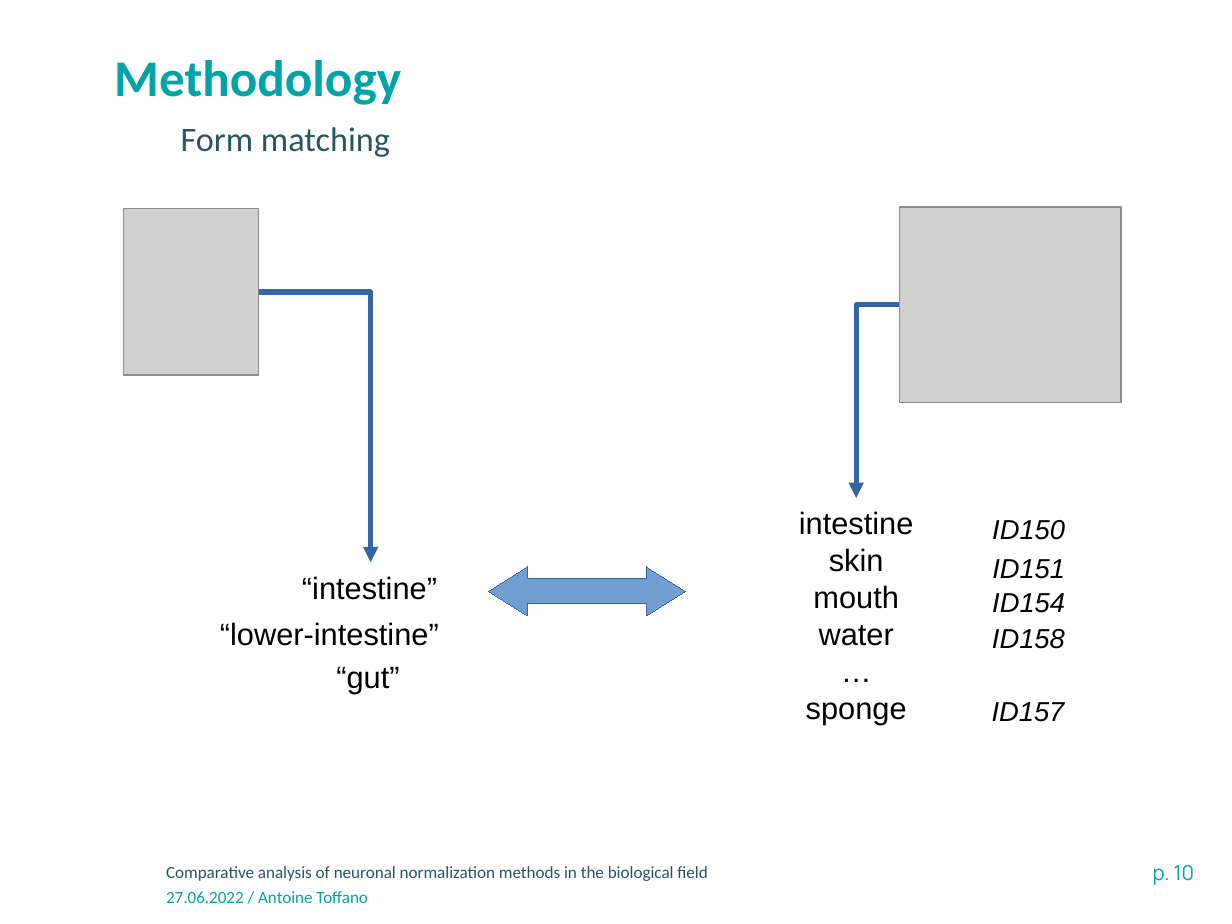
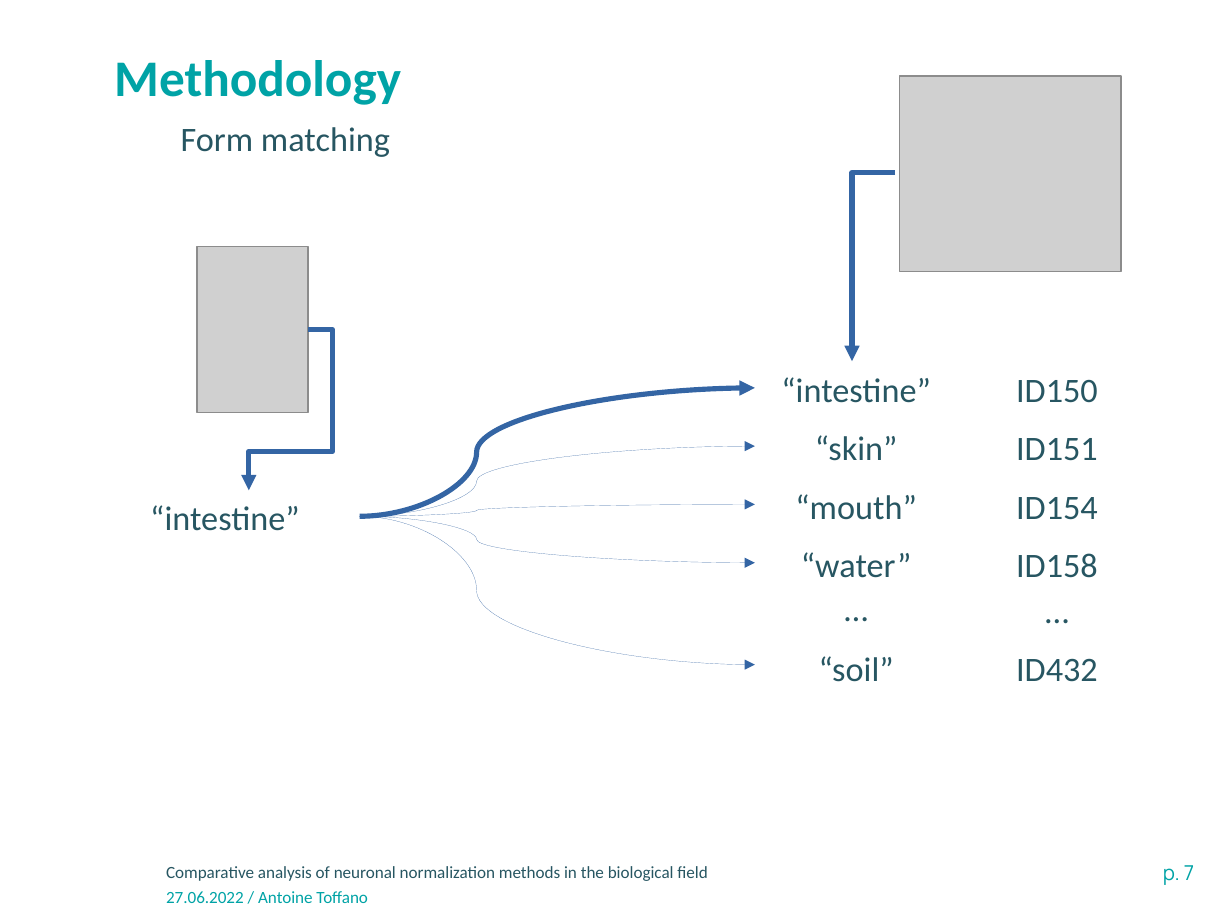
Before and after one commit to atoffano/entity-norm, a slide deck: slide 7 of Presentation-INRAE-format classique.odp (slide 10 before the commit). Drawn at 1232x924 pixels with LibreOffice and Linux fonts; fonts in the diff are those of the drawing; grey boxes stand for pictures; background and template pictures are left out. Boxes give left, top, right and bottom in pixels: in the first picture for what was removed or moved away, otherwise in the second. Text is boxed around its words. In the diff, an @@ line names an element or a change of style, - is before the commit and + after.

```diff
--- a/Presentation-INRAE-format classique.odp
+++ b/Presentation-INRAE-format classique.odp
@@ picture: place and size @@
-picture at bbox=[899, 207, 1121, 402]
+picture at bbox=[899, 76, 1121, 271]
@@ elbow arrow moved from (899, 304) - (856, 498) to (896, 172) - (853, 361) @@
@@ picture: place and size @@
-picture at bbox=[123, 208, 259, 375]
+picture at bbox=[197, 246, 308, 413]
@@ elbow arrow moved from (259, 292) - (371, 562) to (308, 330) - (249, 490) @@
@@ curved arrow added from (360, 516) to (755, 388), #3465A4 3 pt @@
@@ text "“intestine”": place and size @@
-text "“intestine”" at bbox=[799, 511, 914, 725]
+text "“intestine”" at bbox=[781, 377, 931, 682]
@@ text "“intestine”" at bbox=[781, 377, 931, 682]: size 18 to 20 pt, font Arial to Calibri, text colour #000000 to #275662 in "…"; more space between paragraphs @@
@@ text at bbox=[781, 377, 931, 578]: text changed; size 18 to 20 pt; font Arial to Calibri; text colour #000000 to #275662 @@
-intestine
-skin
-mouth
-water
+“intestine”
+“skin”
+“mouth”
+“water”
@@ text added at bbox=[1016, 380, 1098, 682], 20 pt, text #275662 @@
+ID150
+ID151
+ID154
+ID158
+...
+ID432
@@ curved arrow added from (360, 516) to (755, 446), #3465A4 0 pt @@
@@ text "“intestine”": place and size @@
-text "“intestine”" at bbox=[302, 576, 437, 600]
+text "“intestine”" at bbox=[150, 505, 300, 531]
@@ text "“intestine”" at bbox=[150, 505, 300, 531]: size 18 to 20 pt, font Arial to Calibri, text colour #000000 to #275662 @@
@@ curved arrow added from (360, 516) to (755, 504), #3465A4 0 pt @@
@@ curved arrow added from (360, 516) to (755, 563), #3465A4 0 pt @@
@@ curved arrow added from (360, 516) to (755, 664), #3465A4 0 pt @@
@@ text removed at bbox=[992, 520, 1065, 540] @@
-ID150
@@ freeform shape removed at bbox=[488, 567, 685, 616] @@
@@ text removed at bbox=[992, 559, 1065, 579] @@
-ID151
@@ text removed at bbox=[992, 593, 1065, 613] @@
-ID154
@@ text removed at bbox=[220, 622, 439, 646] @@
-“lower-intestine”
@@ text removed at bbox=[992, 629, 1065, 649] @@
-ID158
@@ text at bbox=[819, 656, 894, 682]: text changed; size 18 to 20 pt; font Arial to Calibri; text colour #000000 to #275662 @@
-sponge
+“soil”
@@ text removed at bbox=[336, 666, 399, 694] @@
-“gut”
@@ text removed at bbox=[992, 702, 1065, 722] @@
-ID157
@@ page number at bbox=[1163, 865, 1194, 885]: text changed @@
-p. 10
+p. 7
```
Also in this commit, not shown: 11 other slides changed, 4 slides added, 2 slides removed, 1 other file.
